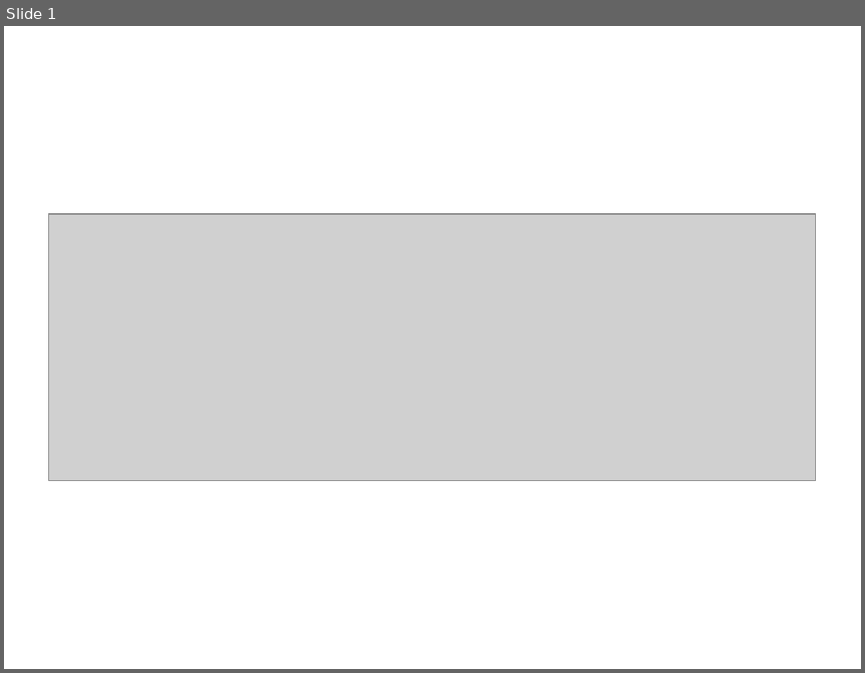
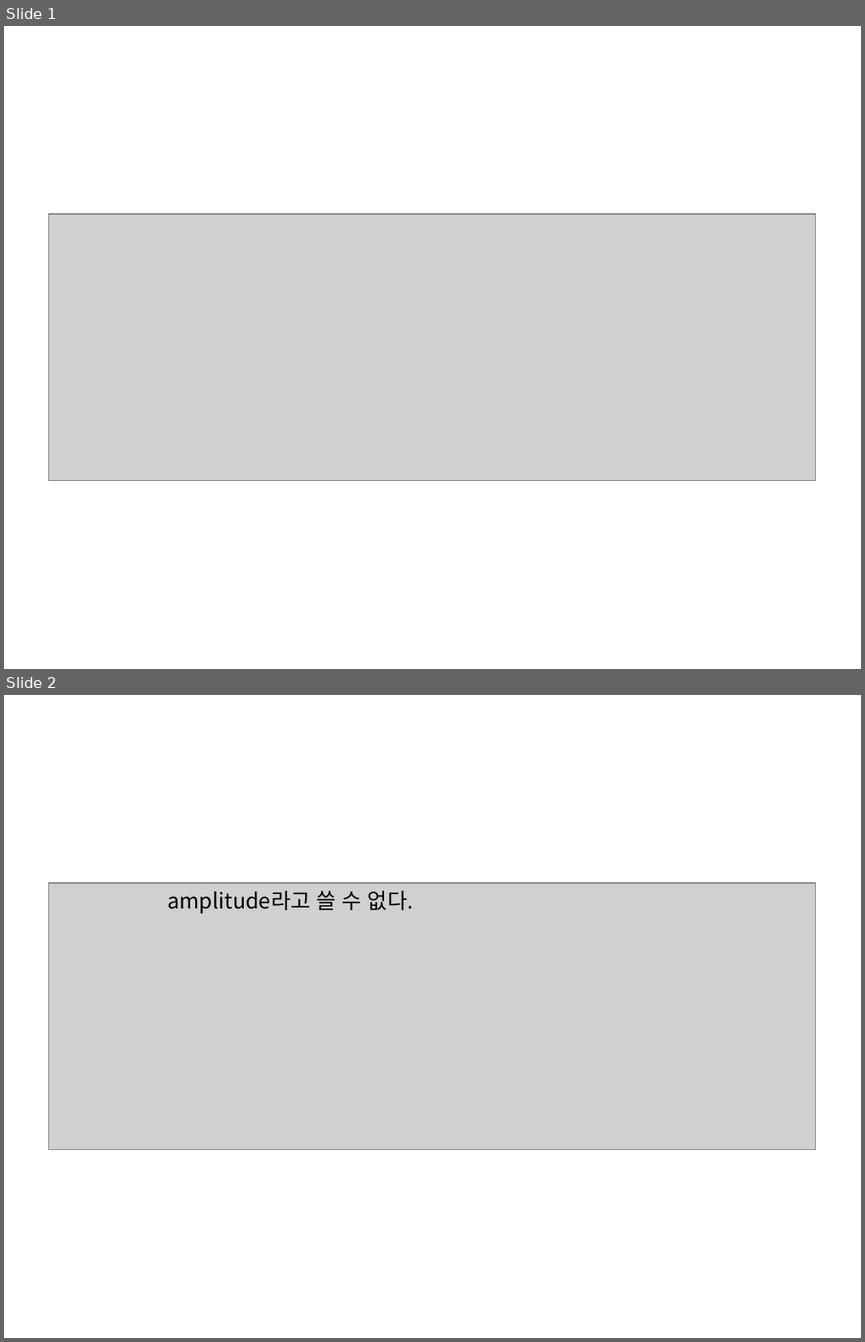
Before and after one commit to answeredbyablemind/answeredbyablemind.github.io, a slide deck: pics/2022-01-04-sinusoids/pics.pptx. Shown one above the other, each under a label of ours: slide 1 before the commit, slides 1 and 2 after it. The pictures are 865x673 and 865x1342 pixels, drawn with LibreOffice and Linux fonts; fonts in the diff are those of the drawing; grey boxes stand for pictures. Boxes give left, top, right and bottom in pixels: in the first picture for what was removed or moved away, otherwise in the second. Text is boxed around its words. In the diff, an @@ line names an element or a change of style, - is before the commit and + after.

```diff
--- a/pics/2022-01-04-sinusoids/pics.pptx
+++ b/pics/2022-01-04-sinusoids/pics.pptx
@@ slide 2 added at bbox=[4, 695, 861, 1338], background #FFFFFF @@
@@ picture added at bbox=[49, 883, 817, 1149] @@
@@ text added at bbox=[167, 891, 413, 913], 18 pt, text #000000 @@
+amplitude라고 쓸 수 없다.
```
Also in this commit, not shown: 3 other files.
